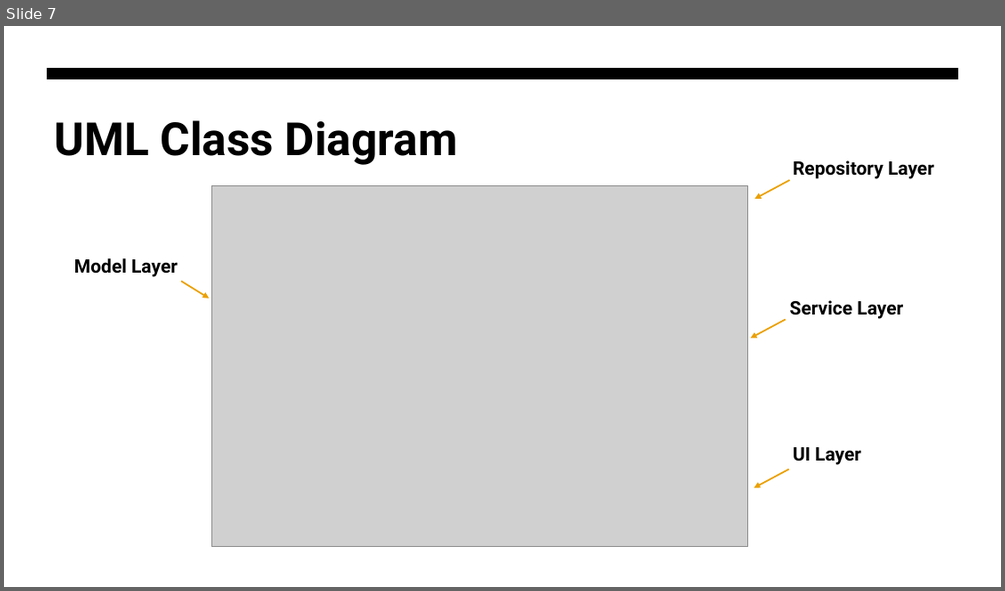
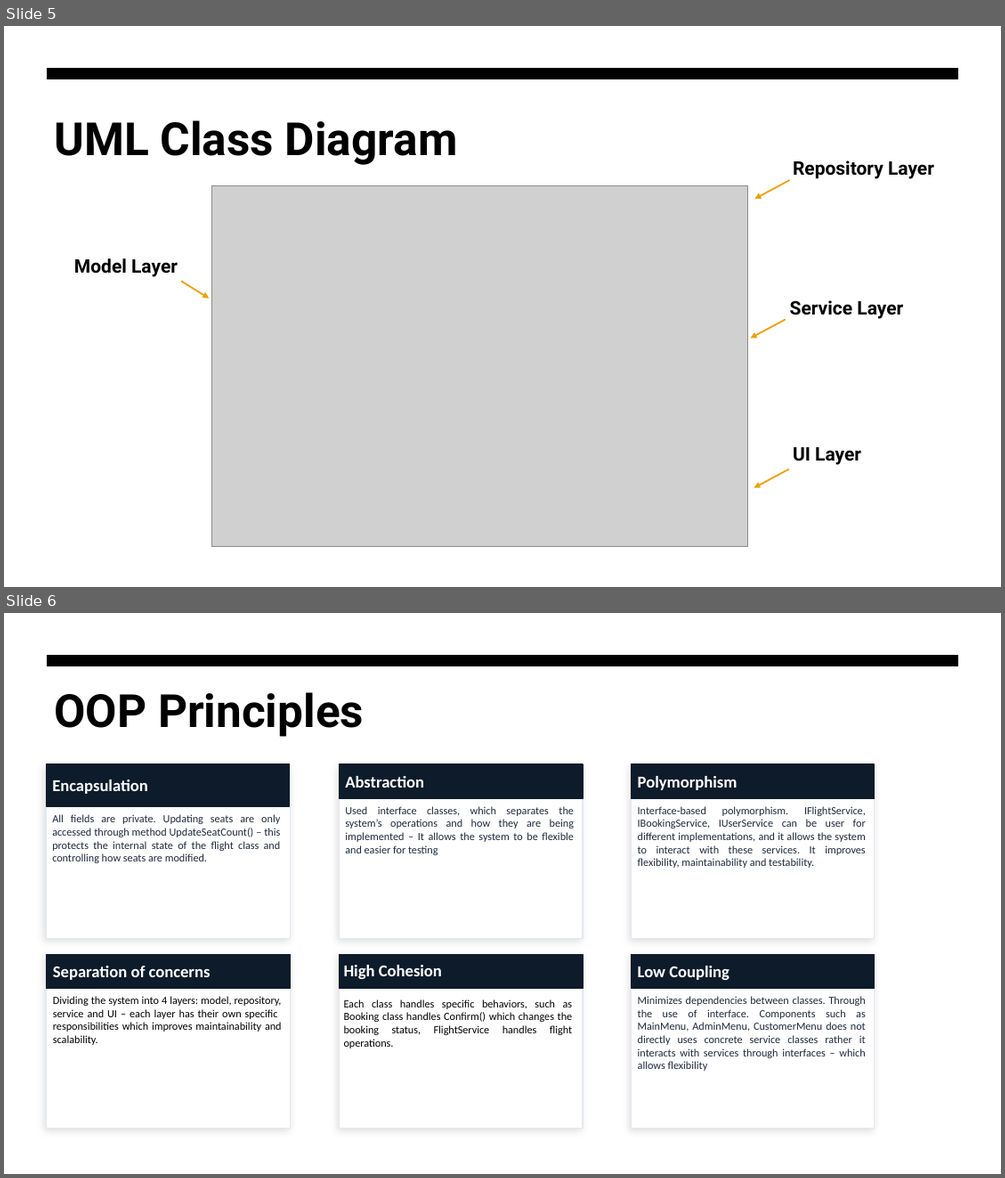
Before and after one commit to Ianieee36/ENSE706_Project, a slide deck: FBS_Presentation.pptx. Shown one above the other, each under a label of ours: slide 7 before the commit, slides 5 and 6 after it. The pictures are 1005x591 and 1005x1178 pixels, drawn with LibreOffice and Linux fonts; fonts in the diff are those of the drawing; grey boxes stand for pictures. Boxes give left, top, right and bottom in pixels: in the first picture for what was removed or moved away, otherwise in the second. Text is boxed around its words. In the diff, an @@ line names an element or a change of style, - is before the commit and + after.

```diff
--- a/FBS_Presentation.pptx
+++ b/FBS_Presentation.pptx
@@ slide 6 added at [4,613,1001,1174], background #FFFFFF; not listed: 1 template element that a slide beside it also shows @@
@@ title added at [54,692,364,737], 44 pt, text #000000, bold @@
+OOP Principles
@@ group added at [46,764,291,938]: 2 rectangles, 2 texts @@
+Encapsulation
+All fields are private. Updating seats are only accessed through method UpdateSeatCount() – this protects the internal state of the flight class and controlling how seats are modified.
@@ group added at [339,764,582,938]: 2 rectangles, 2 texts @@
+Abstraction
+Used interface classes, which separates the system’s operations and how they are being implemented – It allows the system to be flexible and easier for testing
@@ group added at [631,764,874,938]: 2 rectangles, 2 texts @@
+Polymorphism
+Interface-based polymorphism. IFlightService, IBookingService, IUserService can be user for different implementations, and it allows the system to interact with these services. It improves flexibility, maintainability and testability.
@@ group added at [47,954,291,1128]: 2 rectangles, 2 texts @@
+Separation of concerns
+Dividing the system into 4 layers: model, repository, service and UI – each layer has their own specific responsibilities which improves maintainability and scalability.
@@ group added at [339,954,582,1127]: 2 rectangles, 2 texts @@
+High Cohesion
+Each class handles specific behaviors, such as Booking class handles Confirm() which changes the booking status, FlightService handles flight operations.
@@ group added at [631,954,874,1128]: 2 rectangles, 2 texts @@
+Low Coupling
+Minimizes dependencies between classes. Through the use of interface. Components such as MainMenu, AdminMenu, CustomerMenu does not directly uses concrete service classes rather it interacts with services through interfaces – which allows flexibility
@@ what was slide 7 is now slide 5 @@
```
Also in this commit, not shown: 3 other slides changed, 2 other slides added, 5 slides removed, 1 other file.
